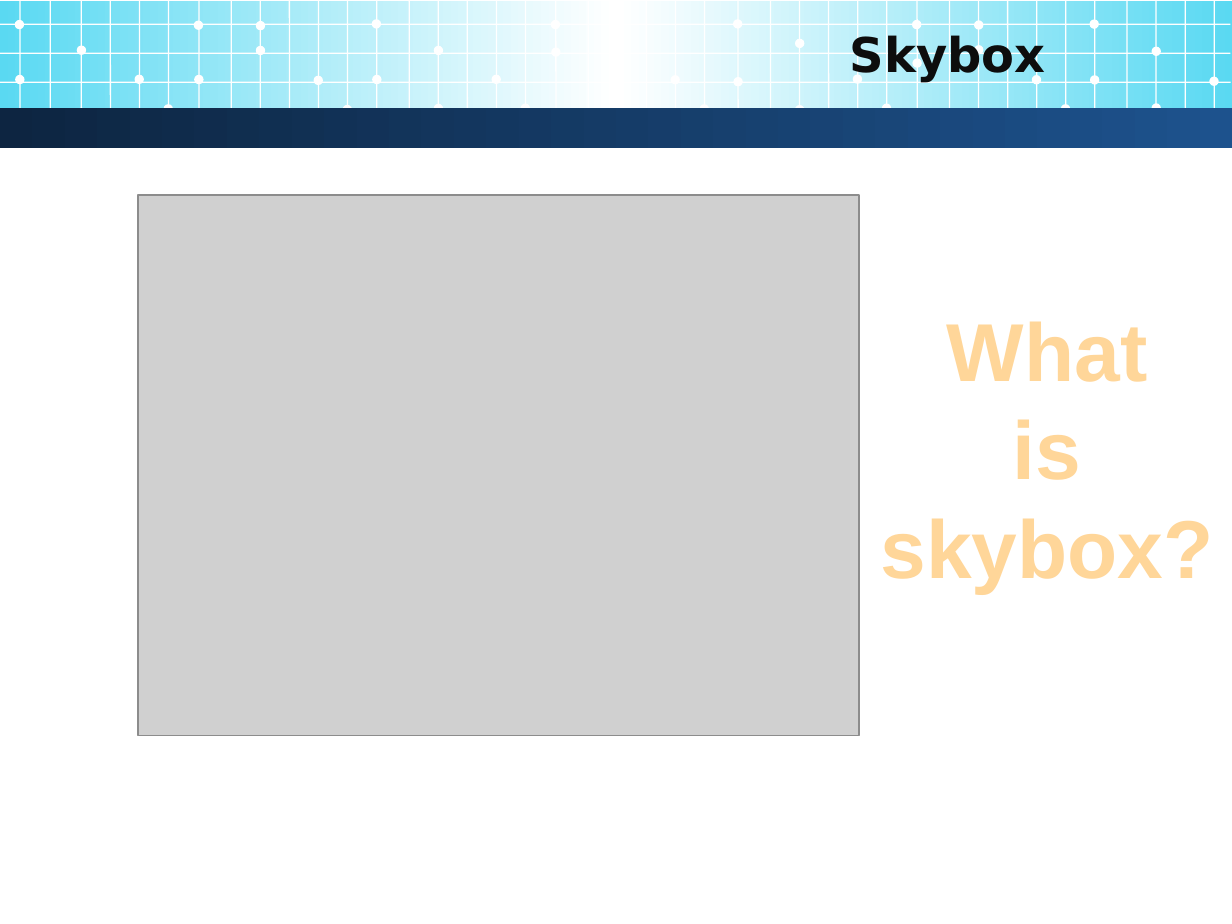
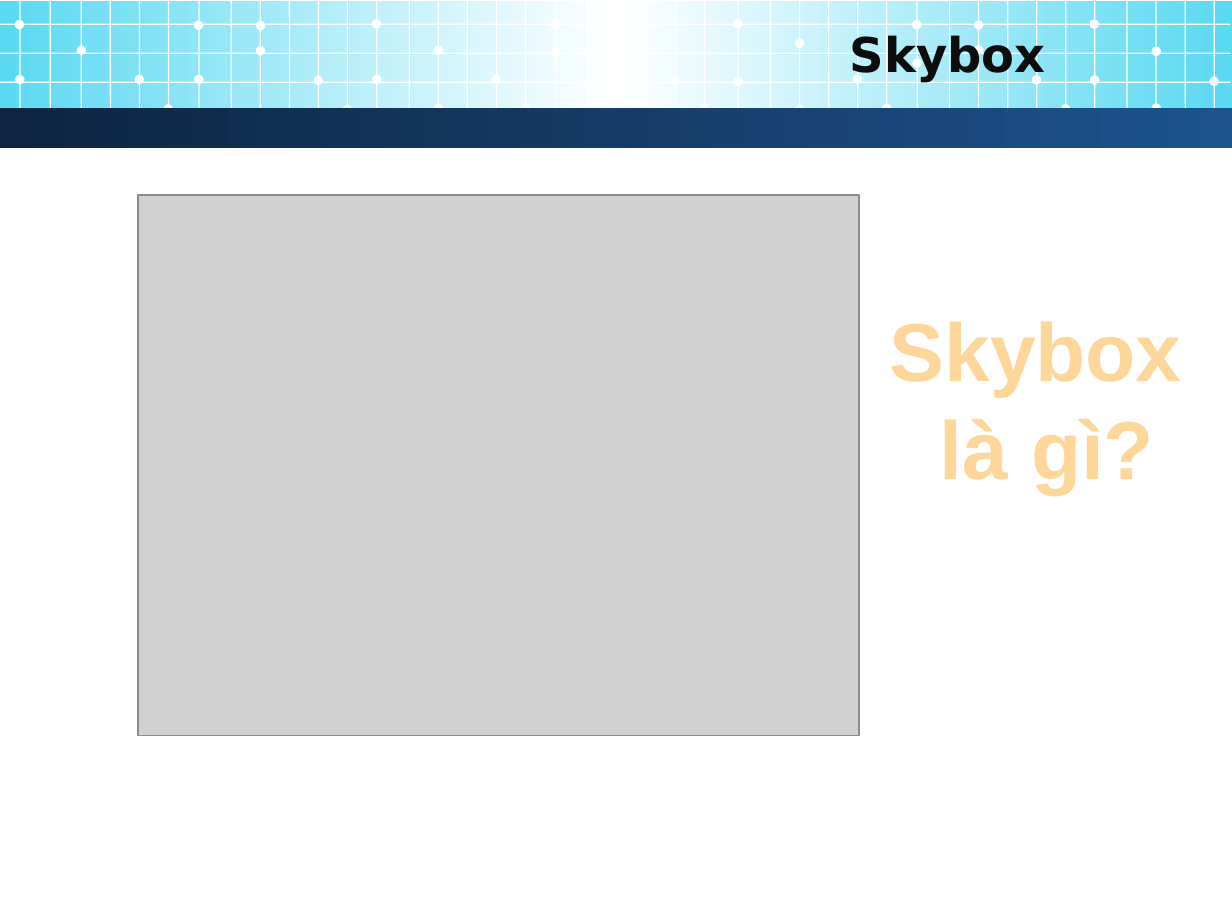
Before and after one commit to jundat/jogl-tank3d, a slide deck: slide 27 of Slide/3D Programming.pptx (slide 24 before the commit). Drawn at 1232x924 pixels with LibreOffice and Linux fonts; fonts in the diff are those of the drawing; grey boxes stand for pictures; background and template pictures are left out. Boxes give left, top, right and bottom in pixels: in the first picture for what was removed or moved away, otherwise in the second. Text is boxed around its words. In the diff, an @@ line names an element or a change of style, - is before the commit and + after.

```diff
--- a/Slide/3D Programming.pptx
+++ b/Slide/3D Programming.pptx
@@ text at [890,321,1182,494]: text changed @@
-What
-is
-skybox?
+Skybox
+là gì?
```
Also in this commit, not shown: 2 other slides changed, 11 slides added, 1 slide removed.
